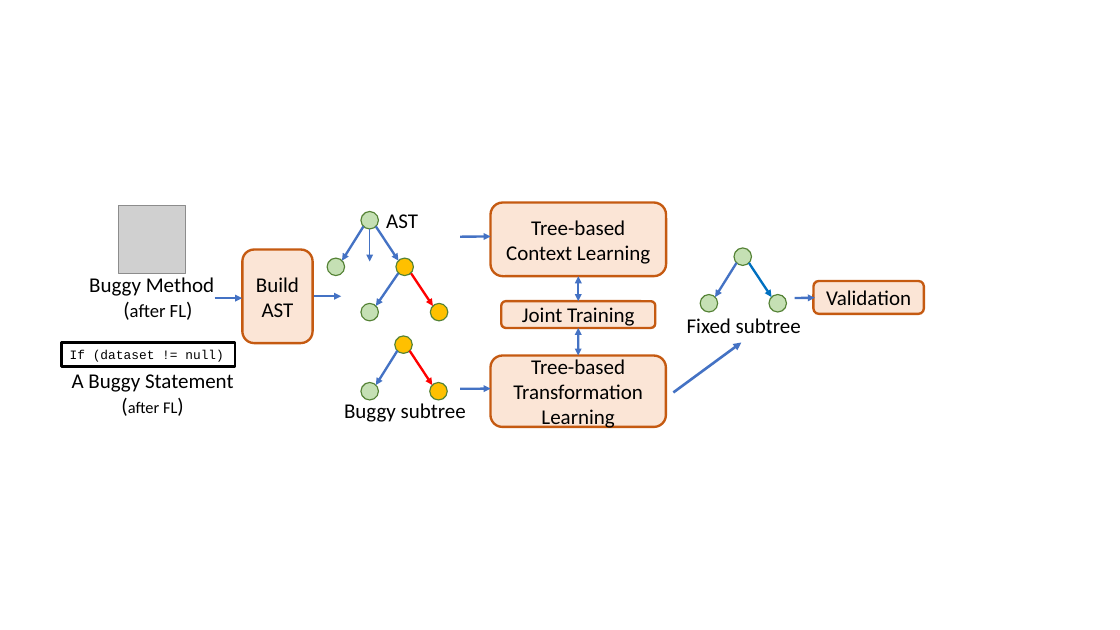
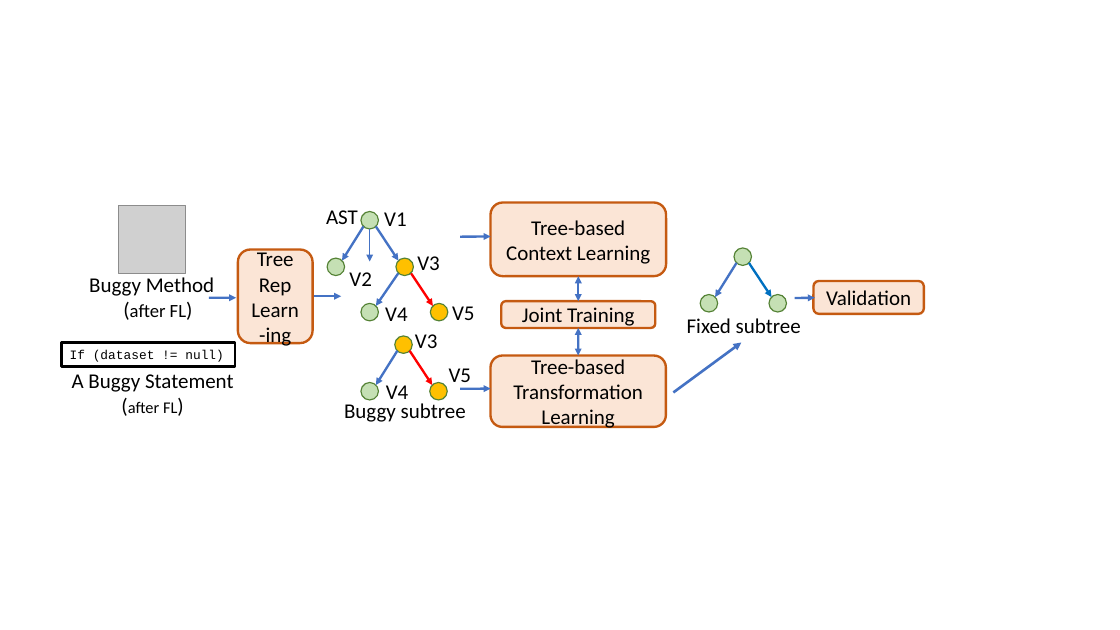
Before and after one commit to tien-n-nguyen/apr-study, a slide deck: slide 7 of Figures.pptx. Drawn at 1120x630 pixels with LibreOffice and Linux fonts; fonts in the diff are those of the drawing; grey boxes stand for pictures. Boxes give left, top, right and bottom in pixels: in the first picture for what was removed or moved away, otherwise in the second. Text is boxed around its words. In the diff, an @@ line names an element or a change of style, - is before the commit and + after.

```diff
--- a/Figures.pptx
+++ b/Figures.pptx
@@ text "AST": place and size @@
-text "AST" at bbox=[386, 214, 418, 228]
+text "AST" at bbox=[326, 210, 358, 224]
@@ text added at bbox=[384, 212, 407, 226], 18 pt, text #000000 @@
+V1
@@ rounded rectangle "Tree": place and size @@
-rounded rectangle "Tree" at bbox=[243, 250, 313, 343]
+rounded rectangle "Tree" at bbox=[238, 250, 313, 343]
@@ text in rounded rectangle at bbox=[251, 249, 299, 348]: text changed @@
-BuildAST
+Tree
+Rep
+Learn-ing
@@ text added at bbox=[417, 256, 440, 270], 18 pt, text #000000 @@
+V3
@@ arrow moved from (215, 298) - (242, 298) to (209, 297) - (236, 297) @@
@@ text added at bbox=[349, 272, 372, 286], 18 pt, text #000000 @@
+V2
@@ text added at bbox=[385, 307, 408, 321], 18 pt, text #000000 @@
+V4
@@ text added at bbox=[452, 306, 475, 320], 18 pt, text #000000 @@
+V5
@@ text added at bbox=[415, 334, 438, 348], 18 pt, text #000000 @@
+V3
@@ text added at bbox=[386, 385, 409, 399], 18 pt, text #000000 @@
+V4
@@ text added at bbox=[449, 368, 472, 389], 18 pt, text #000000 @@
+V5
```
Also in this commit, not shown: 1 other slide changed, 3 other files.
